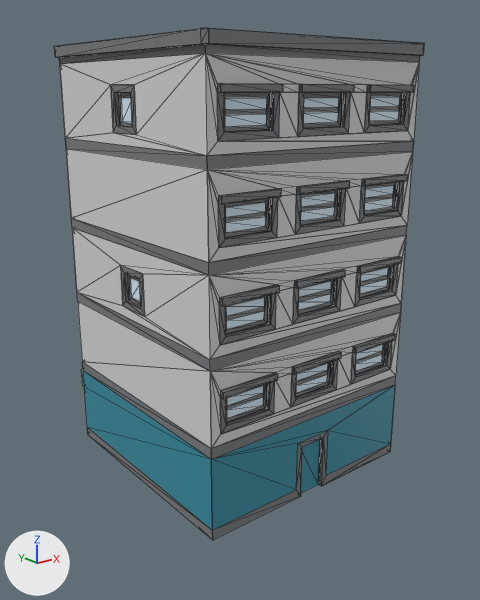
One commit to the Blender file Assets/Models/office2/office2.blend: the scene before it, then after it.
Both versions are drawn from a camera (50 mm lens) standing at (-2.05, -2.6, 1.87) and looking at (-0.01, -0.06, 0.85). The lights are fixed; the arrows at lower left show +X, +Y and +Z. Mesh edges are drawn as thin lines.

Names of what the first picture shows: 'office2'.
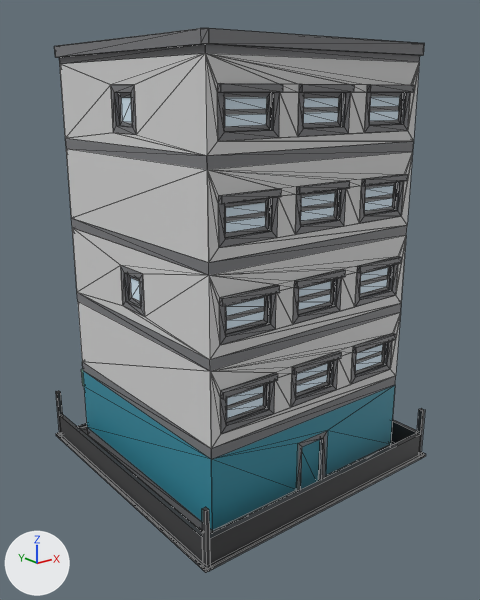
The edits, one by one:
me_id13 is used by ob_office2; location (0.0, 0.0, 0.0); rotation (1.571, 0.0, 0.0), in degrees (90, 0, 0).
me_id13 had 2472 vertices, 1608 faces and spanned x -0.62..0.62, y 0.0..2.08, z -0.72..0.62.
me_id13 now has 2570 vertices, 1697 faces and spans x -0.73..0.73, y -0.02..2.08, z -0.73..0.73.
me_id13 part 1: a new loose piece of 98 vertices spanning x -0.73..0.73, y -0.02..0.26, z -0.73..0.73, in mat_office2 (picture img_office2).

Where the change shows, as pixel boxes (x1, y1, x2, y2) in the pictures (480 x 600 px):
'office2', reshaped (6% taller): before (54, 28, 425, 540); after (54, 28, 426, 573)
part 1 of me_id13, added (black): after (56, 391, 426, 573)
